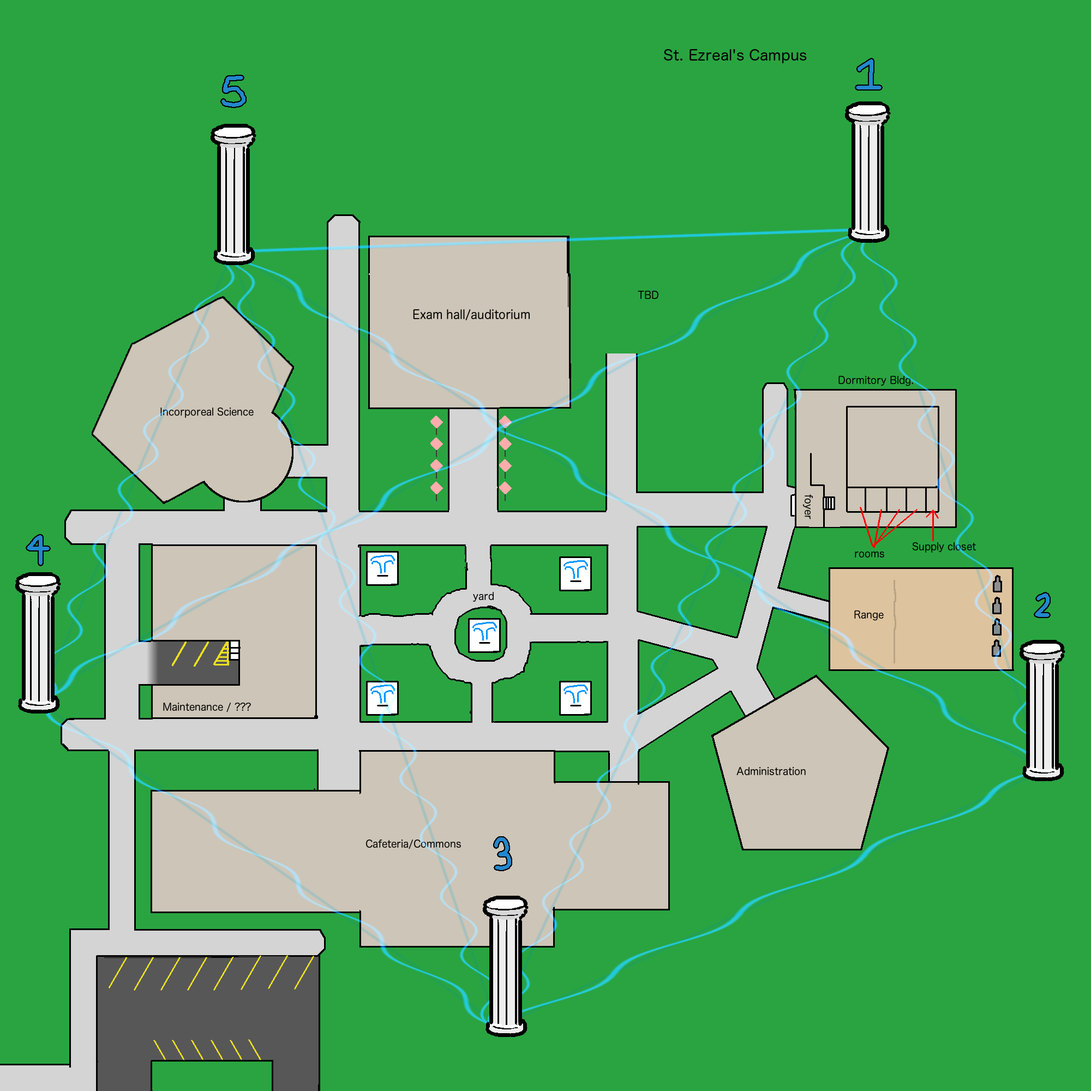
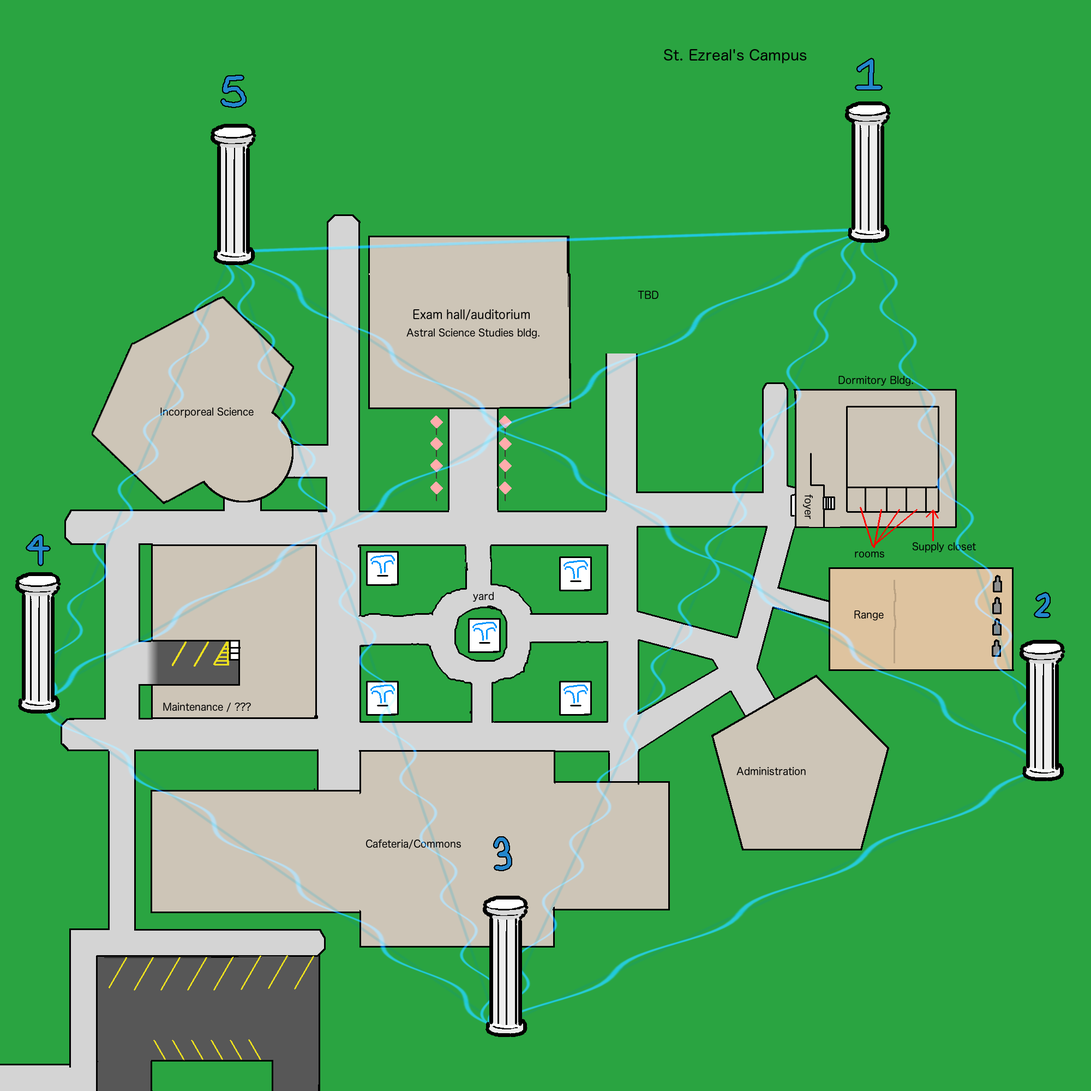
Layer changes from the first 1091x1091 image to the second:
added layer "Astral Science Studies bldg." above "TBD" over [406, 328, 540, 339]
